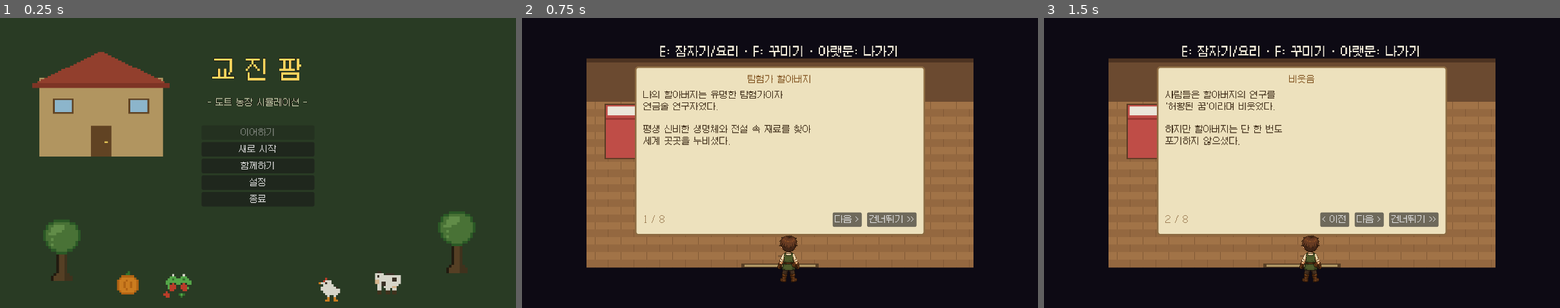
Above: before the commit, frames 1-3 (left to right).
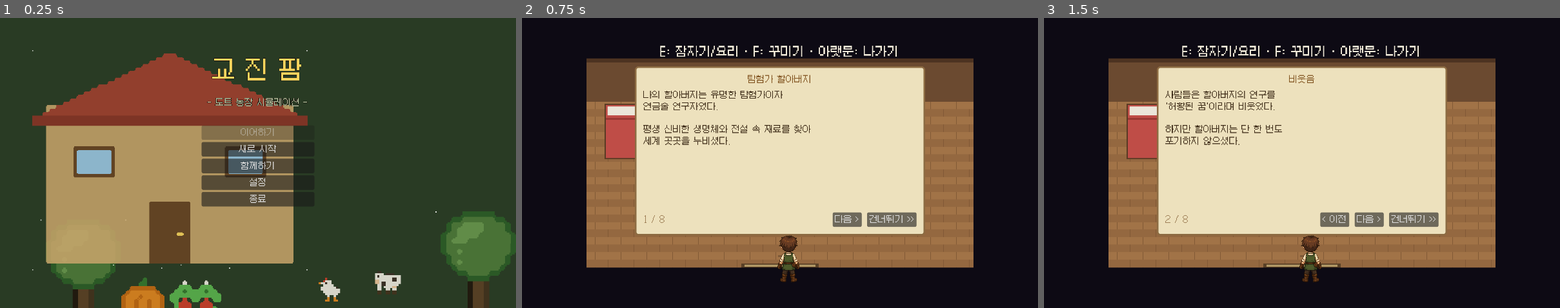
Above: after the commit, the same moments.

Repository: kyojin00/kyojingame
Game: Godot game, scene res://scenes/title.tscn
Two runs of this game, one before a commit and one after it. Both use one fixed random seed, a clock stepped at 60 frames per second and the inputs below.
Inputs:
- Up to frame 1 (0.25 s): no input
- Up to frame 2 (0.75 s): click "새로 시작" at 0.5 s
- Up to frame 3 (1.5 s): click "다음 >" at 1.25 s

The runs differ from the first frame. In frame 1, 35% of the frame differs, in the area x 6-100%, y 11-100%; in frame 2, nothing differs; in frame 3, nothing differs.

Commit message:
M24: 맵 2배 밀도 + 옆 서기 원본 적용 + 4박자 걷기
- 지형 타일 64px 네이티브 재생성 (잔디 결/들꽃, 흙 고랑, 자갈길, 물결/반짝임)
- 농장 오브젝트·작물 EPX 2배, 타일 렉트 드로잉 + 오브젝트 절반 스케일로 월드 크기 유지
- 사용자 원본 5번(옆 서기)으로 side_idle 교체
- 걷기를 4박자 사이클(걸음A→서기→걸음B→서기)로 개선 (플레이어/멀티/동굴/집)
- 동굴 벽·광석 렉트 드로잉, 핫바/인벤 아이콘 expand_icon 보정

Co-Authored-By: Claude Fable 5 <noreply@anthropic.com>
Claude-Session: https://claude.ai/code/session_01G16d56kTH5eNwk3gstTUwt

Diff:
--- a/game/scripts/cave_ui.gd
+++ b/game/scripts/cave_ui.gd
@@ -340,7 +340,16 @@
 
 
 func _update_sprite() -> void:
-	var suffix := str(int(anim_time * 6.0) % 2) if moving else "idle"
+	# 4박자 걷기: 발걸음A -> 서기(통과) -> 발걸음B -> 서기(통과)
+	var suffix := "idle"
+	if moving:
+		match int(anim_time * 8.0) % 4:
+			0:
+				suffix = "0"
+			2:
+				suffix = "1"
+			_:
+				suffix = "idle"
 	var tex_name := ""
 	player_sprite.flip_h = false
 	match pdir:
@@ -367,14 +376,19 @@
 					Color(0.17, 0.15, 0.19))
 	# 벽/광석/상자/계단/입구
 	for pos: Vector2i in walls:
-		canvas.draw_texture(main.tex["rock"], Vector2(OX + pos.x * TS, OY + pos.y * TS))
+		canvas.draw_texture_rect(main.tex["rock"],
+			Rect2(Vector2(OX + pos.x * TS, OY + pos.y * TS), Vector2(TS, TS)), false)
 	for pos: Vector2i in ores:
-		canvas.draw_texture(main.tex["ore_node"], Vector2(OX + pos.x * TS, OY + pos.y * TS))
+		canvas.draw_texture_rect(main.tex["ore_node"],
+			Rect2(Vector2(OX + pos.x * TS, OY + pos.y * TS), Vector2(TS, TS)), false)
 	if chest_pos.x >= 0:
-		canvas.draw_texture(main.tex["chest"], Vector2(OX + chest_pos.x * TS, OY + chest_pos.y * TS))
+		canvas.draw_texture_rect(main.tex["chest"],
+			Rect2(Vector2(OX + chest_pos.x * TS, OY + chest_pos.y * TS), Vector2(TS, TS)), false)
 	if stairs_pos.x >= 0:
-		canvas.draw_texture(main.tex["stairs"], Vector2(OX + stairs_pos.x * TS, OY + stairs_pos.y * TS))
-	canvas.draw_texture(main.tex["stairs"], Vector2(OX + entry_pos.x * TS, OY + entry_pos.y * TS))
+		canvas.draw_texture_rect(main.tex["stairs"],
+			Rect2(Vector2(OX + stairs_pos.x * TS, OY + stairs_pos.y * TS), Vector2(TS, TS)), false)
+	canvas.draw_texture_rect(main.tex["stairs"],
+		Rect2(Vector2(OX + entry_pos.x * TS, OY + entry_pos.y * TS), Vector2(TS, TS)), false)
 	_cave_label(Vector2(OX + (entry_pos.x + 0.5) * TS, OY + entry_pos.y * TS - 4), "E: 나가기")
 
 	# 몬스터
--- a/game/scripts/hud.gd
+++ b/game/scripts/hud.gd
@@ -83,6 +83,7 @@
 		b.position = Vector2(pad + i * (slot_w + sep), 9)
 		b.focus_mode = Control.FOCUS_NONE
 		b.icon_alignment = HORIZONTAL_ALIGNMENT_CENTER
+		b.expand_icon = true  # 텍스처 해상도와 무관하게 버튼 크기에 맞춤
 		var slot_i := i
 		b.pressed.connect(func() -> void:
 			var t: String = GameData.tool_slots[slot_i]
--- a/game/scripts/interior_ui.gd
+++ b/game/scripts/interior_ui.gd
@@ -270,7 +270,16 @@
 
 
 func _update_sprite() -> void:
-	var suffix := str(int(anim_time * 6.0) % 2) if moving else "idle"
+	# 4박자 걷기: 발걸음A -> 서기(통과) -> 발걸음B -> 서기(통과)
+	var suffix := "idle"
+	if moving:
+		match int(anim_time * 8.0) % 4:
+			0:
+				suffix = "0"
+			2:
+				suffix = "1"
+			_:
+				suffix = "idle"
 	var tex_name := ""
 	player_sprite.flip_h = false
 	match pdir:
--- a/game/scripts/inventory_ui.gd
+++ b/game/scripts/inventory_ui.gd
@@ -109,6 +109,7 @@
 		b.custom_minimum_size = Vector2(40, 40)
 		b.focus_mode = Control.FOCUS_NONE
 		b.icon_alignment = HORIZONTAL_ALIGNMENT_CENTER
+		b.expand_icon = true  # 텍스처 해상도와 무관하게 버튼 크기에 맞춤
 		b.icon = main.tex[TOOL_ICONS[t]] if unlocked else null
 		if _move_from == i:
 			b.add_theme_stylebox_override("normal", _slot_moving)
--- a/game/scripts/main.gd
+++ b/game/scripts/main.gd
@@ -450,10 +450,10 @@
 	tree_sprites.clear()
 	for anchor: Vector2i in BUILDINGS:
 		var hn := _make_object(tex["house"],
-			Vector2(anchor.x * TILE, (anchor.y + 4) * TILE), Vector2(0, -128))
+			Vector2(anchor.x * TILE, (anchor.y + 4) * TILE), Vector2(0, -256))
 		var hspr: Sprite2D = hn.get_child(0)
-		hspr.scale = Vector2(1.4, 1.4)
-		hspr.offset.x = 80.0 / 1.4 - 80.0
+		hspr.scale = Vector2(0.7, 0.7)
+		hspr.offset.x = 80.0 / 0.7 - 160.0
 		obj_nodes[anchor] = hn
 		world.add_child(hn)
 	for pos: Vector2i in objects:
@@ -461,20 +461,21 @@
 			_spawn_object_node(pos, objects[pos].kind)
 
 
-# 종류별 시각 배율 (나무는 2배 = 32x48로 캐릭터와 비율이 맞는다)
+# 종류별 시각 배율. 텍스처가 2배 해상도(EPX)라서 실제 곱은 여기의 절반이 적용된다.
 const OBJECT_SCALES := {
 	"tree": 2.0, "rock": 1.4, "cave": 1.5, "worldtree": 1.6,
 	"barn": 1.5, "forage_berry": 1.2, "forage_herb": 1.2,
 }
+const OBJECT_TEX_DENSITY := 2.0  # 농장 오브젝트 텍스처 밀도 (월드 크기 유지용)
 
 
 func _spawn_object_node(pos: Vector2i, kind: String) -> void:
-	var offset := Vector2(0, -32)
+	var offset := Vector2(0, -64)
 	var texture: Texture2D
 	match kind:
 		"tree":
 			texture = tex["tree_" + GameData.season_key()]
-			offset = Vector2(0, -50)
+			offset = Vector2(0, -100)
 		"rock":
 			texture = tex["rock"]
 		"bin":
@@ -485,7 +486,7 @@
 			texture = tex["sign"]
 		"cave":
 			texture = tex["cave"]
-			offset = Vector2(0, -50)
+			offset = Vector2(0, -100)
 		"fence":
 			texture = tex["fence"]
 		"sprinkler":
@@ -496,16 +497,16 @@
 			texture = tex["forage_herb"]
 		"worldtree":
 			texture = tex["cave"]
-			offset = Vector2(0, -50)
+			offset = Vector2(0, -100)
 		"barn":
 			texture = tex["barn"]
-			offset = Vector2(0, -44)
+			offset = Vector2(0, -88)
 		"barn_block":
 			pass  # 축사 오른쪽 칸 (통행 차단용, 그림 없음)
 	var node := _make_object(texture, Vector2(pos.x * TILE, (pos.y + 1) * TILE), offset)
 	# 큰 캐릭터에 맞춰 자연물은 타일보다 크게 그린다 (충돌 칸은 1칸 유지)
-	var sc: float = OBJECT_SCALES.get(kind, 1.0)
-	if sc != 1.0 and texture != null:
+	var sc: float = OBJECT_SCALES.get(kind, 1.0) / OBJECT_TEX_DENSITY
+	if texture != null:
 		var spr: Sprite2D = node.get_child(0)
 		spr.scale = Vector2(sc, sc)
 		spr.offset.x = 16.0 / sc - texture.get_width() / 2.0
@@ -2171,9 +2172,11 @@
 				t = tex["path"]
 			else:
 				t = tex[grass_prefix + str(int(_hash01(x, y) * 3.0) % 3)]
-			draw_texture(t, Vector2(x * TILE, y * TILE))
+			# 텍스처 해상도와 무관하게 타일 칸에 맞춰 그린다 (64px 아트 → 1080p에서 1:1)
+			var tile_rect := Rect2(Vector2(x * TILE, y * TILE), Vector2(TILE, TILE))
+			draw_texture_rect(t, tile_rect, false)
 			if cell.crop_id != "":
-				draw_texture(_crop_texture(cell), Vector2(x * TILE, y * TILE))
+				draw_texture_rect(_crop_texture(cell), tile_rect, false)
 
 	# 타겟 타일 하이라이트
 	if player != null:
--- a/game/scripts/player.gd
+++ b/game/scripts/player.gd
@@ -66,7 +66,16 @@
 
 
 func _update_sprite() -> void:
-	var suffix := str(int(anim_time * 6.0) % 2) if moving else "idle"
+	# 4박자 걷기: 발걸음A -> 서기(통과) -> 발걸음B -> 서기(통과)
+	var suffix := "idle"
+	if moving:
+		match int(anim_time * 8.0) % 4:
+			0:
+				suffix = "0"
+			2:
+				suffix = "1"
+			_:
+				suffix = "idle"
 	var tex_name := ""
 	sprite.flip_h = false
 	match dir:
--- a/game/scripts/remote_player.gd
+++ b/game/scripts/remote_player.gd
@@ -43,7 +43,16 @@
 
 
 func _update_sprite() -> void:
-	var suffix := str(int(anim_time * 6.0) % 2) if moving else "idle"
+	# 4박자 걷기: 발걸음A -> 서기(통과) -> 발걸음B -> 서기(통과)
+	var suffix := "idle"
+	if moving:
+		match int(anim_time * 8.0) % 4:
+			0:
+				suffix = "0"
+			2:
+				suffix = "1"
+			_:
+				suffix = "idle"
 	var tex_name := ""
 	sprite.flip_h = false
 	match dir:
Binary file added: game/assets/ref/5.png
Not shown, added: game/assets/ref/5.png.import
Binary file changed: game/assets/sprites/barn.png
Binary file changed: game/assets/sprites/bin.png
Binary file changed: game/assets/sprites/board.png
Binary file changed: game/assets/sprites/cave.png
Binary file changed: game/assets/sprites/crop_medium.png
Binary file changed: game/assets/sprites/crop_small.png
Binary file changed: game/assets/sprites/crop_sprout.png
Binary file changed: game/assets/sprites/fence.png
Binary file changed: game/assets/sprites/forage_berry.png
Binary file changed: game/assets/sprites/forage_herb.png
(and 39 more such lines)
